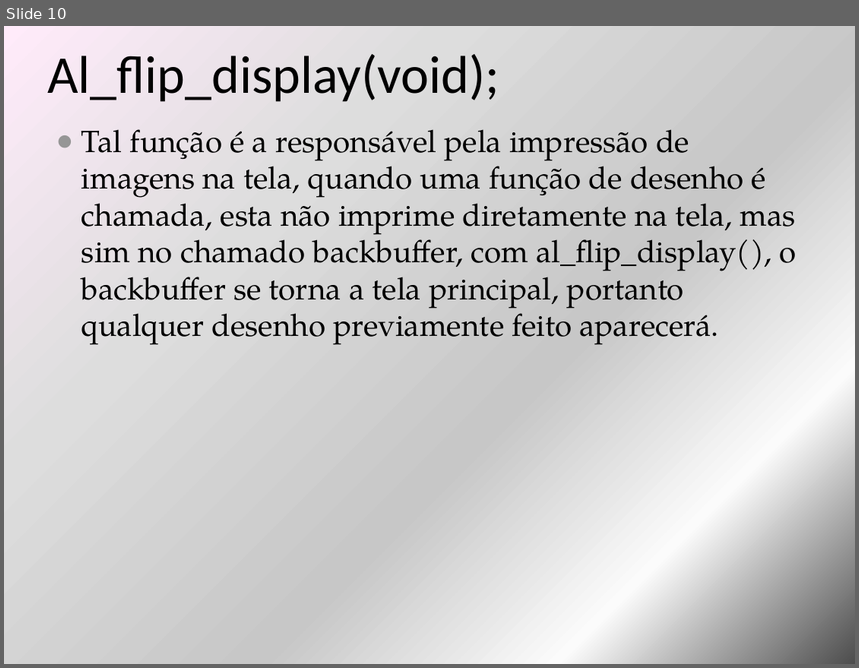
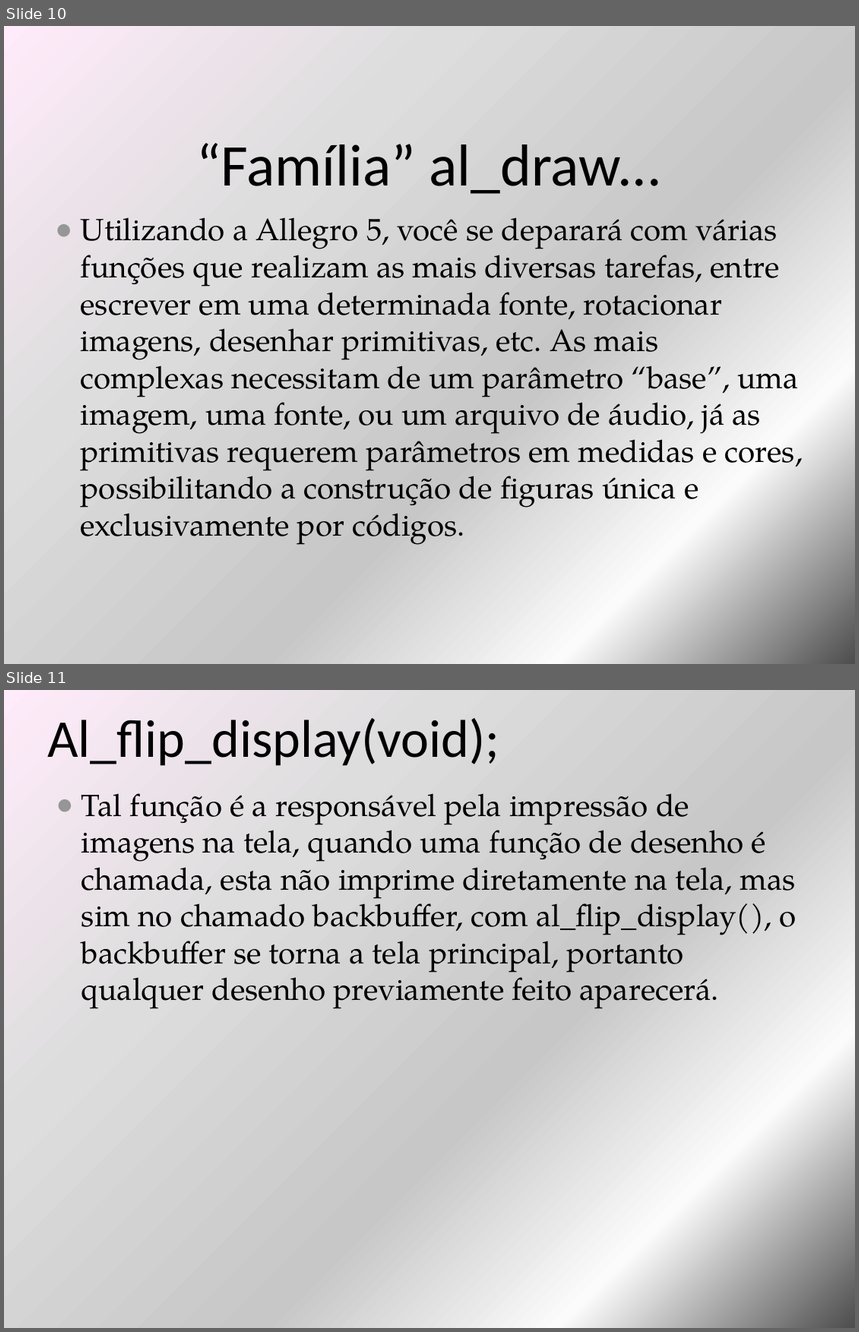
Before and after one commit to Tornom/Algoritmo-Evolotivo, a slide deck: Funções Fundamentais Allegro 5.pptm. Shown one above the other, each under a label of ours: slide 10 before the commit, slides 10 and 11 after it. The pictures are 859x668 and 859x1332 pixels, drawn with LibreOffice and Linux fonts; fonts in the diff are those of the drawing. Boxes give left, top, right and bottom in pixels: in the first picture for what was removed or moved away, otherwise in the second. Text is boxed around its words. In the diff, an @@ line names an element or a change of style, - is before the commit and + after.

```diff
--- a/Funções Fundamentais Allegro 5.pptm
+++ b/Funções Fundamentais Allegro 5.pptm
@@ slide 10 added at (4, 26, 855, 664), background gradient #4D4D4D to #FCFCFC to #C7C7C7 to #DDDDDD to #FFEBFA @@
@@ title added at (196, 143, 662, 194), 50 pt, text #000000 @@
+“Família” al_draw...
@@ text added at (81, 218, 804, 545), 26 pt, text #000000 @@
+● Utilizando a Allegro 5, você se deparará com várias funções que realizam as mais diversas tarefas, entre escrever em uma determinada fonte, rotacionar imagens, desenhar primitivas, etc. As mais complexas necessitam de um parâmetro “base”, uma imagem, uma fonte, ou um arquivo de áudio, já as primitivas requerem parâmetros em medidas e cores, possibilitando a construção de figuras única e exclusivamente por códigos.
@@ what was slide 10 is now slide 11 @@
```
Also in this commit, not shown: 5 slides changed, 1 other slide added.
